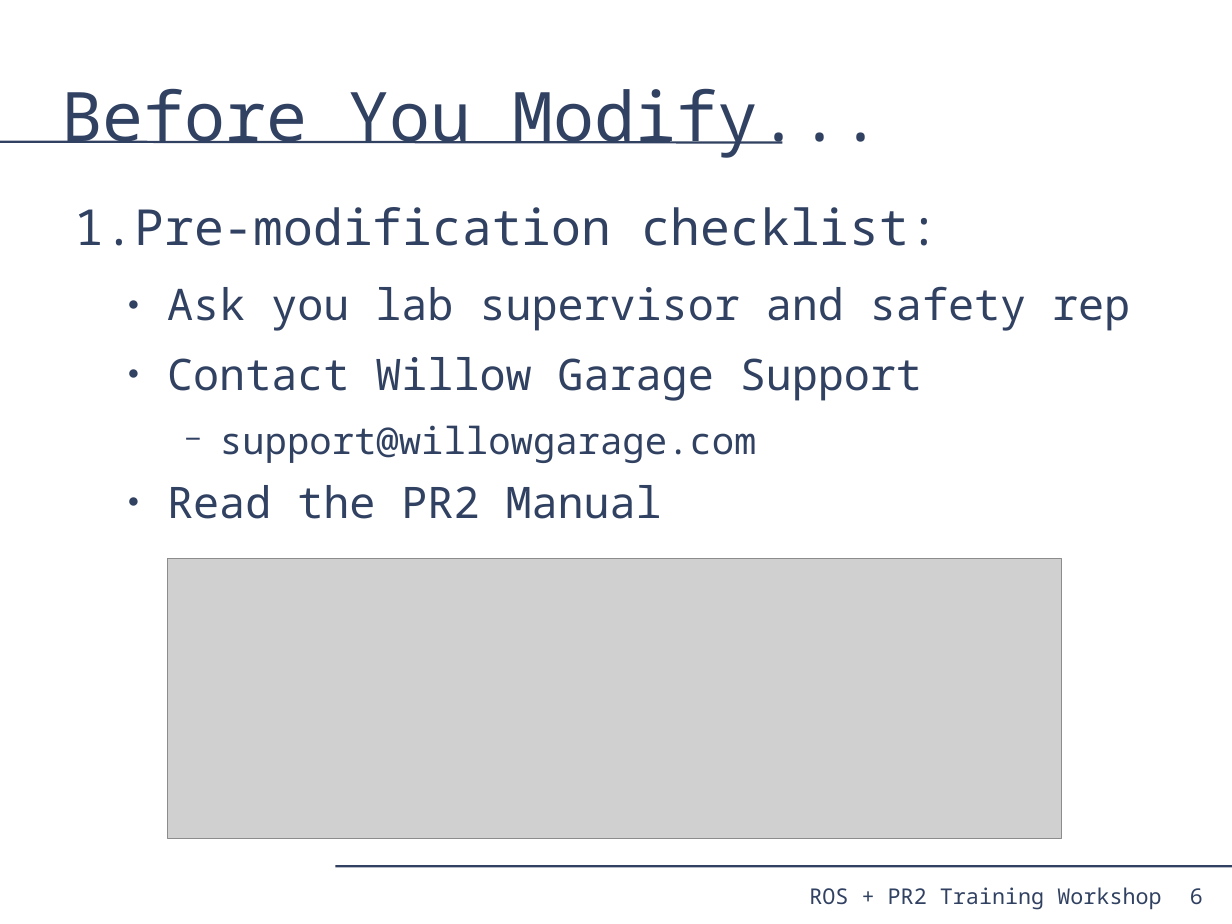
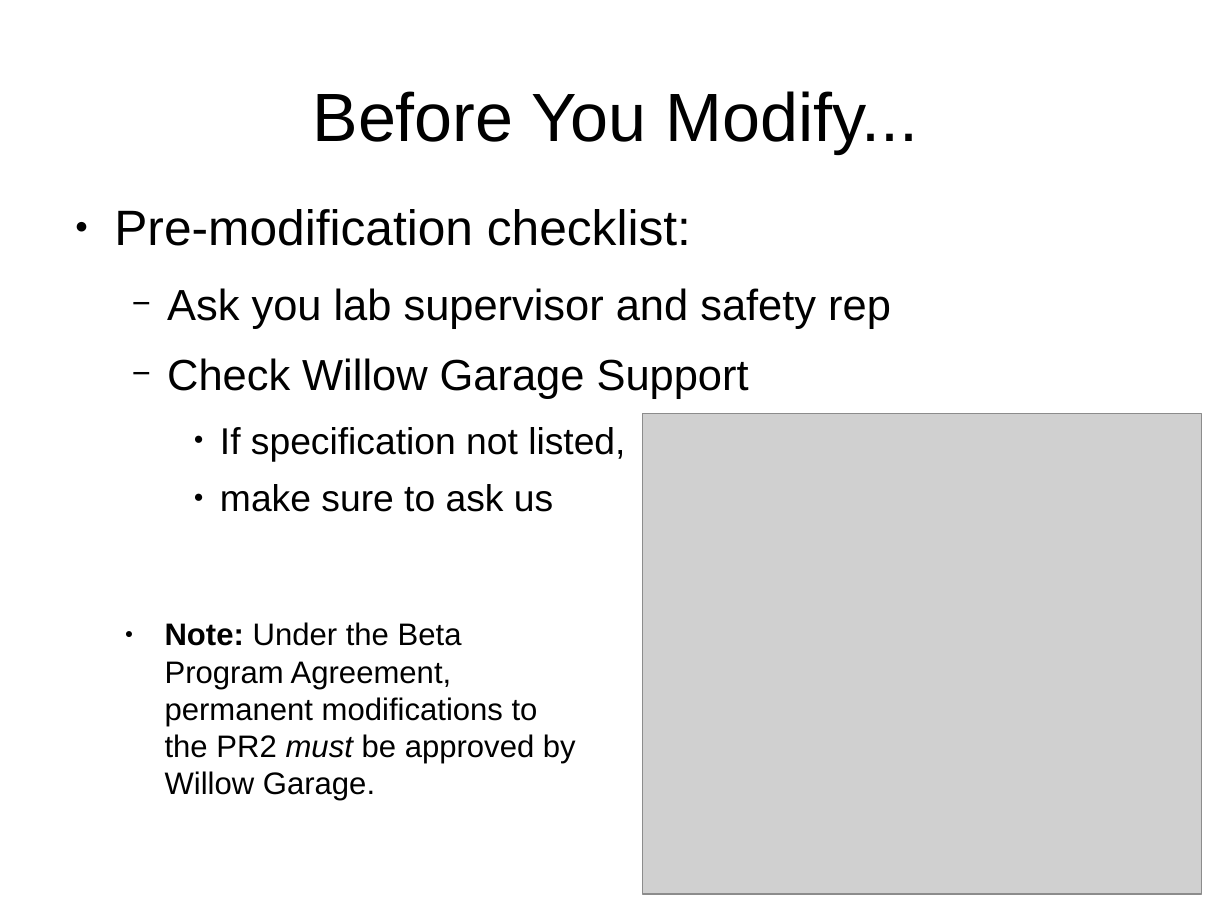
Before and after one commit to PR2/pr2_docs, a slide deck: slide 6 of pr2_training_workshop/modifying_pr2/adding_sensor.odp. Drawn at 1232x924 pixels with LibreOffice and Linux fonts; fonts in the diff are those of the drawing; grey boxes stand for pictures. Boxes give left, top, right and bottom in pixels: in the first picture for what was removed or moved away, otherwise in the second. Text is boxed around its words. In the diff, an @@ line names an element or a change of style, - is before the commit and + after.

```diff
--- a/pr2_training_workshop/modifying_pr2/adding_sensor.odp
+++ b/pr2_training_workshop/modifying_pr2/adding_sensor.odp
@@ title "Before You Modify..." at [313, 91, 918, 153]: font Noto Sans Mono to Arial, text colour #314162 to #000000; alignment left to centre @@
@@ line removed from (0, 142) to (783, 142) @@
@@ text at [114, 209, 891, 329]: font Noto Sans Mono to Arial, text colour #314162 to #000000 in "Pre-modification checklist:", "Ask you lab supervisor and safety rep"; bullet 1. to ●; bullet colour #314162 to #000000; bullet ● to − @@
@@ text at [167, 358, 749, 512]: text changed; size 28 to 24 pt; font Noto Sans Mono to Arial; text colour #314162 to #000000 @@
-  ● Contact Willow Garage Support
-    − support@willowgarage.com
-  ● Read the PR2 Manual
+  − Check Willow Garage Support
+    ● If specification not listed,
+    ● make sure to ask us
@@ picture: place and size @@
-picture at [168, 559, 1062, 838]
+picture at [643, 414, 1202, 894]
@@ text added at [165, 622, 576, 801], 20 pt, text #000000 @@
+● Note: Under the Beta Program Agreement, permanent modifications to the PR2 must be approved by Willow Garage.
@@ line removed from (335, 866) to (1232, 866) @@
@@ text removed at [809, 887, 1161, 910] @@
-ROS + PR2 Training Workshop
@@ page number removed at [1190, 888, 1203, 905] @@
-6
```
Also in this commit, not shown: 13 other slides changed, 4 slides added, 1 slide removed.
